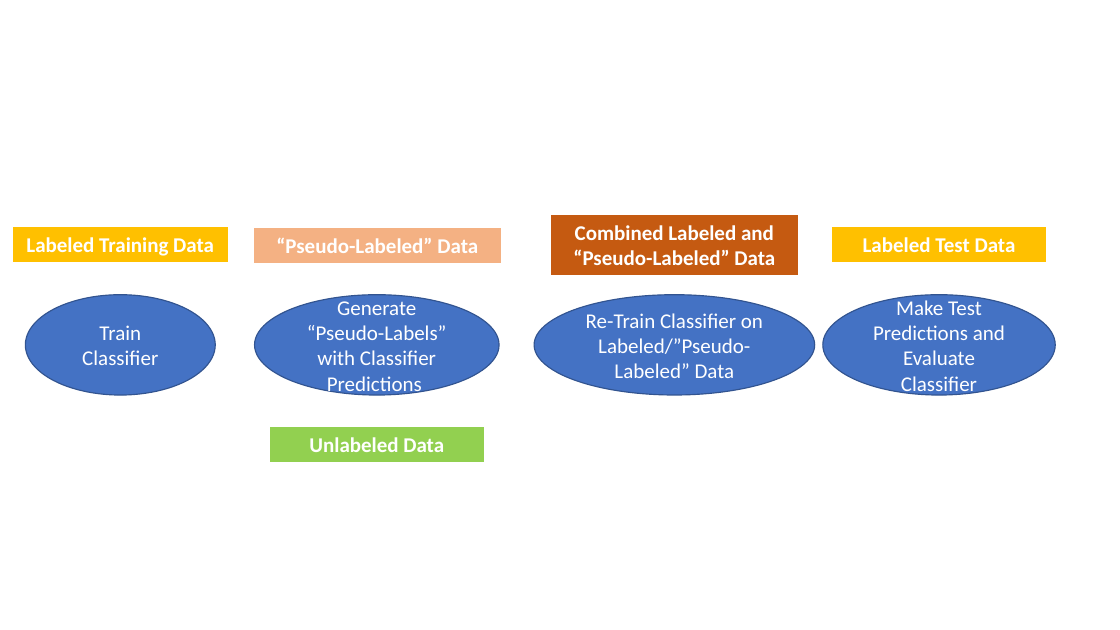
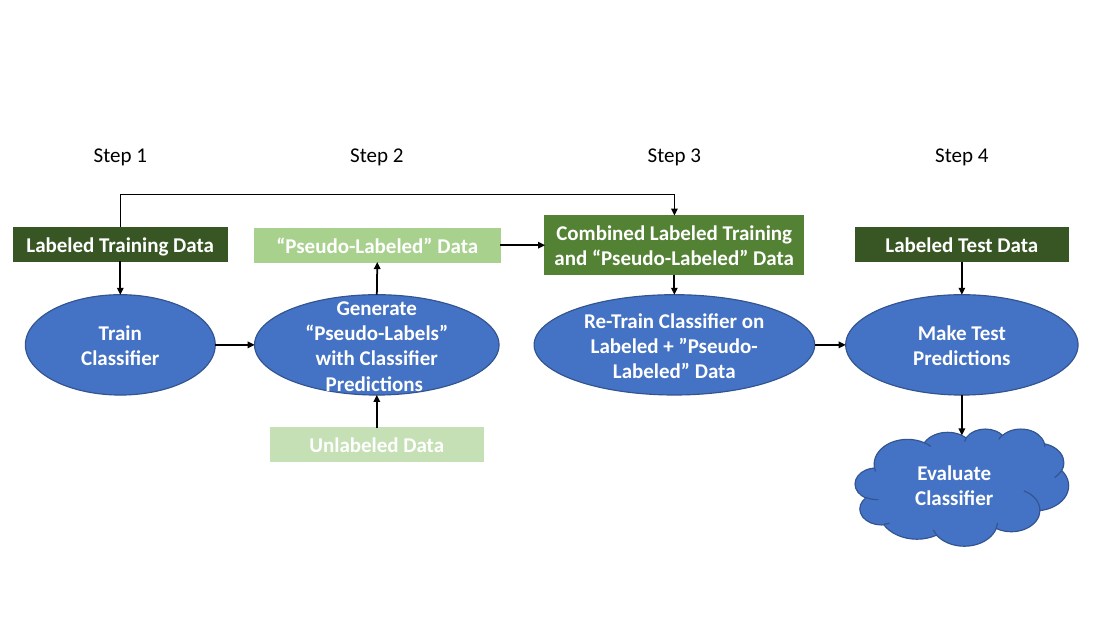
Before and after one commit to douglaspsteen/self_training_example, a slide deck: slide 1 of ssl_diagram.pptx. Drawn at 1120x630 pixels with LibreOffice and Linux fonts; fonts in the diff are those of the drawing. Boxes give left, top, right and bottom in pixels: in the first picture for what was removed or moved away, otherwise in the second. Text is boxed around its words. In the diff, an @@ line names an element or a change of style, - is before the commit and + after.

Commit message:
updated diagram

```diff
--- a/ssl_diagram.pptx
+++ b/ssl_diagram.pptx
@@ text added at box(94, 148, 147, 166), 18 pt, text #000000 @@
+Step 1
@@ text added at box(350, 148, 404, 166), 18 pt, text #000000 @@
+Step 2
@@ text added at box(648, 148, 701, 166), 18 pt, text #000000 @@
+Step 3
@@ text added at box(935, 148, 989, 166), 18 pt, text #000000 @@
+Step 4
@@ elbow arrow added from (120, 227) to (675, 216), #000000 1.5 pt @@
@@ rectangle "Labeled Training Data" at box(13, 227, 227, 260): fill #FFC000 to #385723; outline #FFC000 1 pt to #385723 1 pt @@
@@ rectangle "“Pseudo-Labeled” Data" at box(255, 229, 500, 262): fill #F4B183 to #A9D18E; outline #F4B183 1 pt to #A9D18E 1 pt @@
@@ rectangle "Combined Labeled Training and “Pseudo-Labeled” ...": place and size @@
-rectangle "Combined Labeled Training and “Pseudo-Labeled” ..." at box(552, 216, 797, 276)
+rectangle "Combined Labeled Training and “Pseudo-Labeled” ..." at box(545, 216, 804, 276)
@@ rectangle "Combined Labeled Training and “Pseudo-Labeled” ..." at box(545, 216, 804, 276): fill #C55A11 to #548235; outline #C55A11 1 pt to #548235 1 pt @@
@@ text in rectangle at box(554, 225, 794, 265): text changed @@
-Combined Labeled and “Pseudo-Labeled” Data
+Combined Labeled Training and “Pseudo-Labeled” Data
@@ rectangle "Labeled Test Data" at box(855, 227, 1069, 260): fill #FFC000 to #385723; outline #FFC000 1 pt to #385723 1 pt @@
@@ rectangle "Labeled Test Data": place and size @@
-rectangle "Labeled Test Data" at box(833, 227, 1046, 260)
+rectangle "Labeled Test Data" at box(855, 227, 1069, 260)
@@ arrow added from (120, 261) to (120, 295), #000000 1.5 pt @@
@@ arrow added from (377, 295) to (377, 262), #000000 1.5 pt @@
@@ arrow added from (500, 245) to (545, 245), #000000 1.5 pt @@
@@ arrow added from (962, 262) to (962, 295), #000000 1.5 pt @@
@@ ellipse "Train Classifier" at box(25, 295, 215, 395): bold on @@
@@ ellipse "Generate “Pseudo-Labels” with Classifier Predictions" at box(255, 295, 499, 395): bold on @@
@@ arrow added from (675, 275) to (675, 295), #000000 1.5 pt @@
@@ ellipse "Make Test Predictions": place and size @@
-ellipse "Make Test Predictions" at box(823, 295, 1056, 395)
+ellipse "Make Test Predictions" at box(846, 295, 1079, 395)
@@ text in ellipse at box(584, 313, 765, 378): text changed; bold on @@
-Re-Train Classifier on Labeled/”Pseudo-Labeled” Data
+Re-Train Classifier on Labeled + ”Pseudo-Labeled” Data
@@ text in ellipse at box(913, 325, 1010, 365): text changed; bold on @@
-Make Test Predictions and Evaluate Classifier
+Make Test Predictions
@@ arrow added from (215, 345) to (255, 345), #000000 1.5 pt @@
@@ arrow added from (815, 345) to (846, 345), #000000 1.5 pt @@
@@ arrow added from (377, 428) to (377, 395), #000000 1.5 pt @@
@@ arrow added from (962, 395) to (962, 435), #000000 1.5 pt @@
@@ rectangle "Unlabeled Data" at box(271, 428, 484, 461): fill #92D050 to #C5E0B4; outline #92D050 1 pt to #C5E0B4 1 pt @@
@@ cloud added at box(855, 429, 1069, 545), fill #4472C4, outline #325491 1 pt, 18 pt, text #FFFFFF, bold @@
+Evaluate Classifier
```
